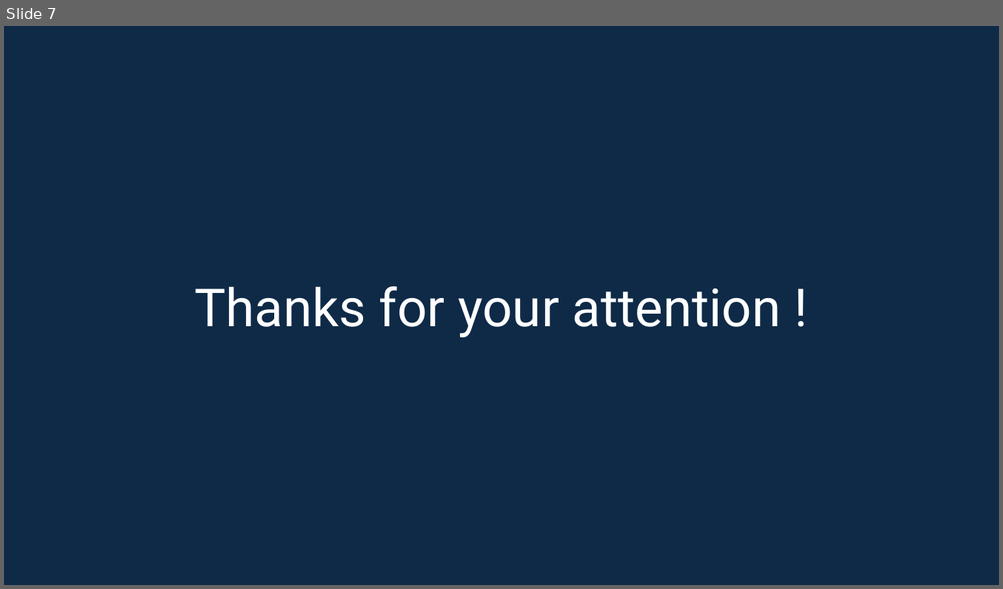
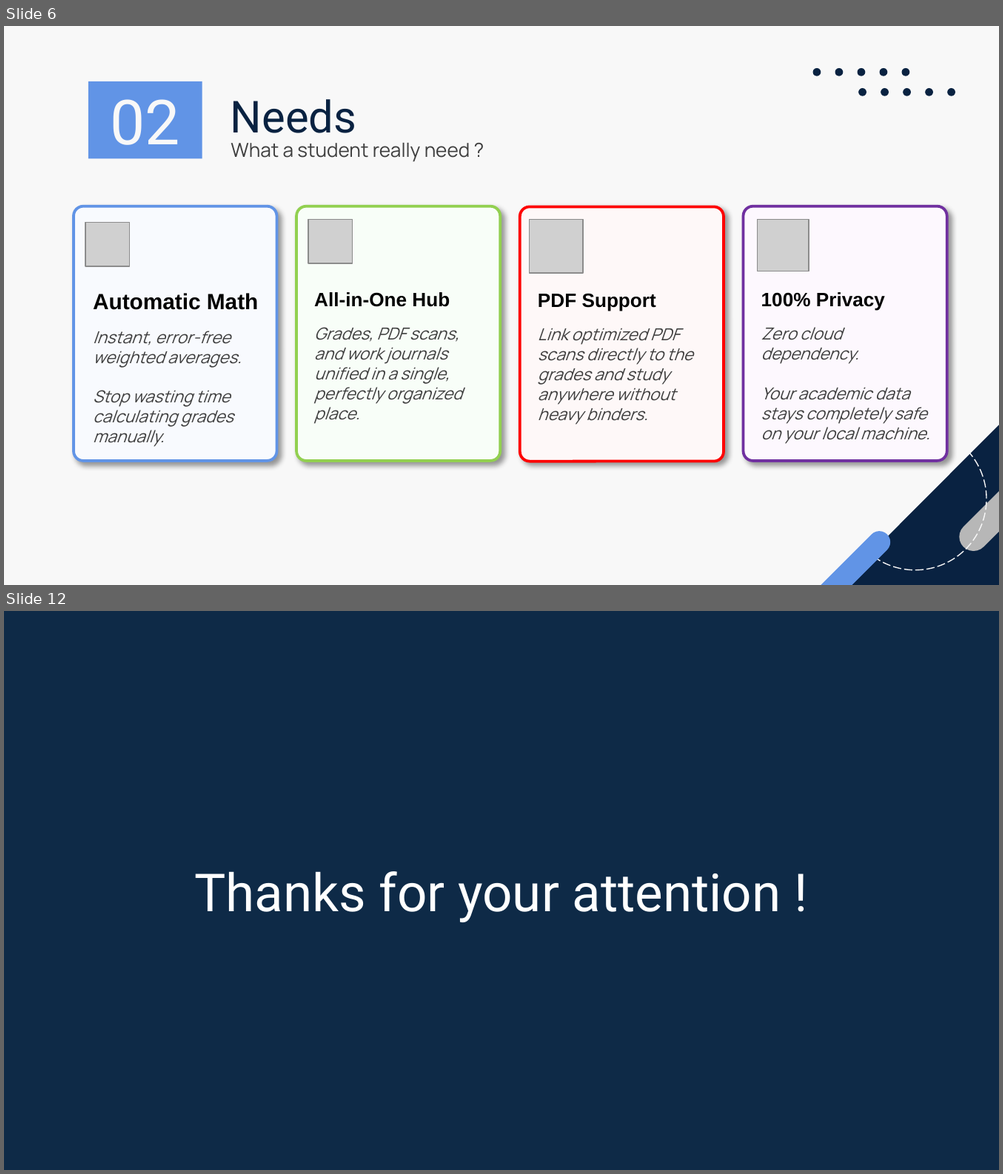
Before and after one commit to Hoferlukaslh/ScholarLog, a slide deck: Documentation/LHO - M5 - Présentation.pptx. Shown one above the other, each under a label of ours: slide 7 before the commit, slides 6 and 12 after it; the slides between them are not shown. The pictures are 1003x589 and 1003x1174 pixels, drawn with LibreOffice and Linux fonts; fonts in the diff are those of the drawing; grey boxes stand for pictures. Boxes give left, top, right and bottom in pixels: in the first picture for what was removed or moved away, otherwise in the second. Text is boxed around its words. In the diff, an @@ line names an element or a change of style, - is before the commit and + after.

```diff
--- a/Documentation/LHO - M5 - Présentation.pptx
+++ b/Documentation/LHO - M5 - Présentation.pptx
@@ slide 6 added at box(4, 26, 999, 585), background #F8F8F8 @@
@@ rectangle added at box(88, 82, 202, 159), fill #6194E6, 45 pt, text #F8F8F8 @@
+02
@@ title added at box(230, 99, 356, 144), 32 pt, text #092241 @@
+Needs
@@ text added at box(230, 143, 470, 162), 14 pt, text #3E3E3E @@
+What a student really need ?
@@ rounded rectangle added at box(74, 206, 276, 460), fill #F8FAFE, outline #6194E6 2 pt @@
@@ picture added at box(85, 223, 129, 266) @@
@@ rounded rectangle added at box(296, 206, 501, 460), fill #F8FEF8, outline #92D050 2 pt @@
@@ picture added at box(308, 220, 352, 264) @@
@@ rounded rectangle added at box(519, 207, 723, 462), fill #FEF8F8, outline #FF0000 2 pt @@
@@ picture added at box(529, 220, 583, 274) @@
@@ rounded rectangle added at box(743, 206, 947, 460), fill #FDF8FE, outline #7030A0 2 pt @@
@@ picture added at box(757, 220, 808, 272) @@
@@ text added at box(93, 293, 258, 447), 12 pt, text #3E3E3E, italic @@
+Automatic Math
+Instant, error-free weighted averages.
+Stop wasting time calculating grades manually.
@@ text added at box(314, 292, 462, 424), 12 pt, text #3E3E3E, italic @@
+All-in-One Hub
+Grades, PDF scans, and work journals unified in a single, perfectly organized place.
@@ text added at box(538, 293, 692, 425), 12 pt, text #3E3E3E, italic @@
+PDF Support
+Link optimized PDF scans directly to the grades and study anywhere without heavy binders.
@@ text added at box(761, 292, 930, 444), 12 pt, text #3E3E3E, italic @@
+100% Privacy
+Zero cloud dependency.
+Your academic data stays completely safe on your local machine.
@@ group added at box(794, 67, 999, 585): 11 ellipses, 2 rounded rectangles, 1 right triangle @@
@@ what was slide 7 is now slide 12 @@
```
Also in this commit, not shown: 5 slides changed, 5 other slides added, 1 slide removed, 2 other files.
